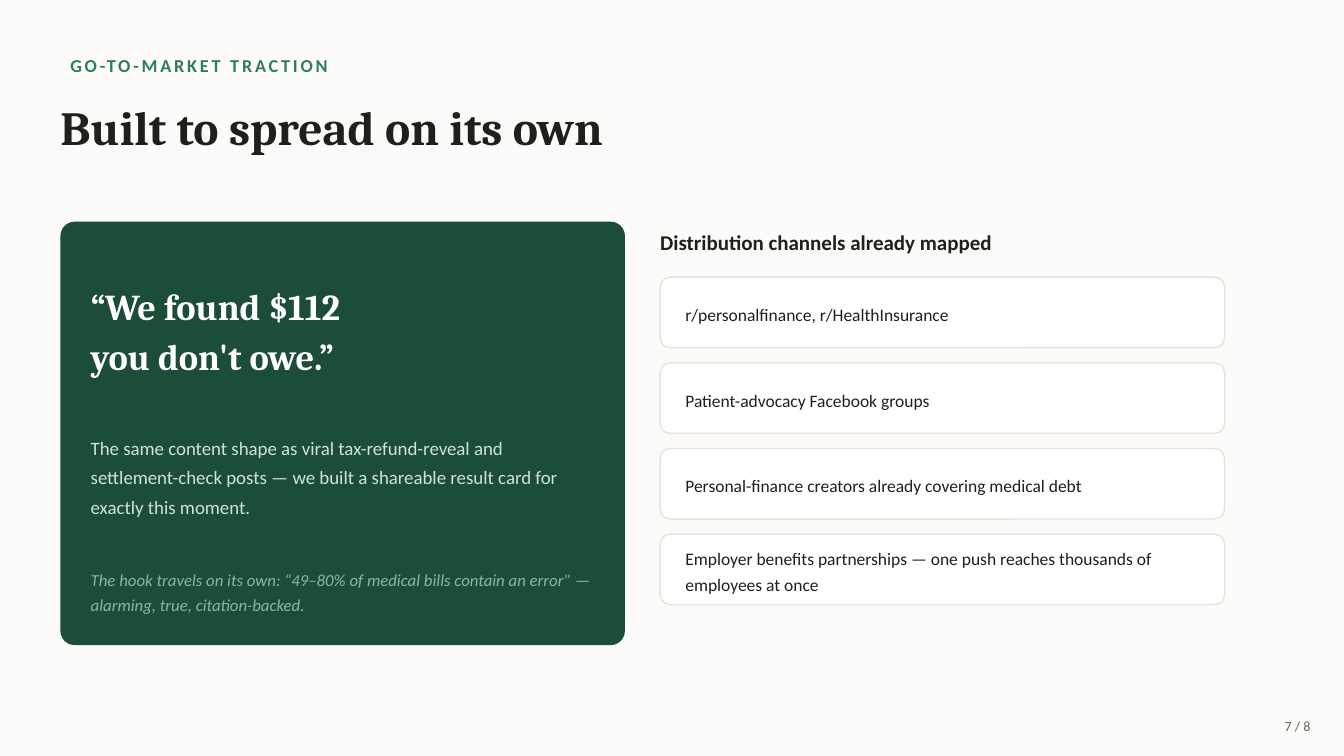
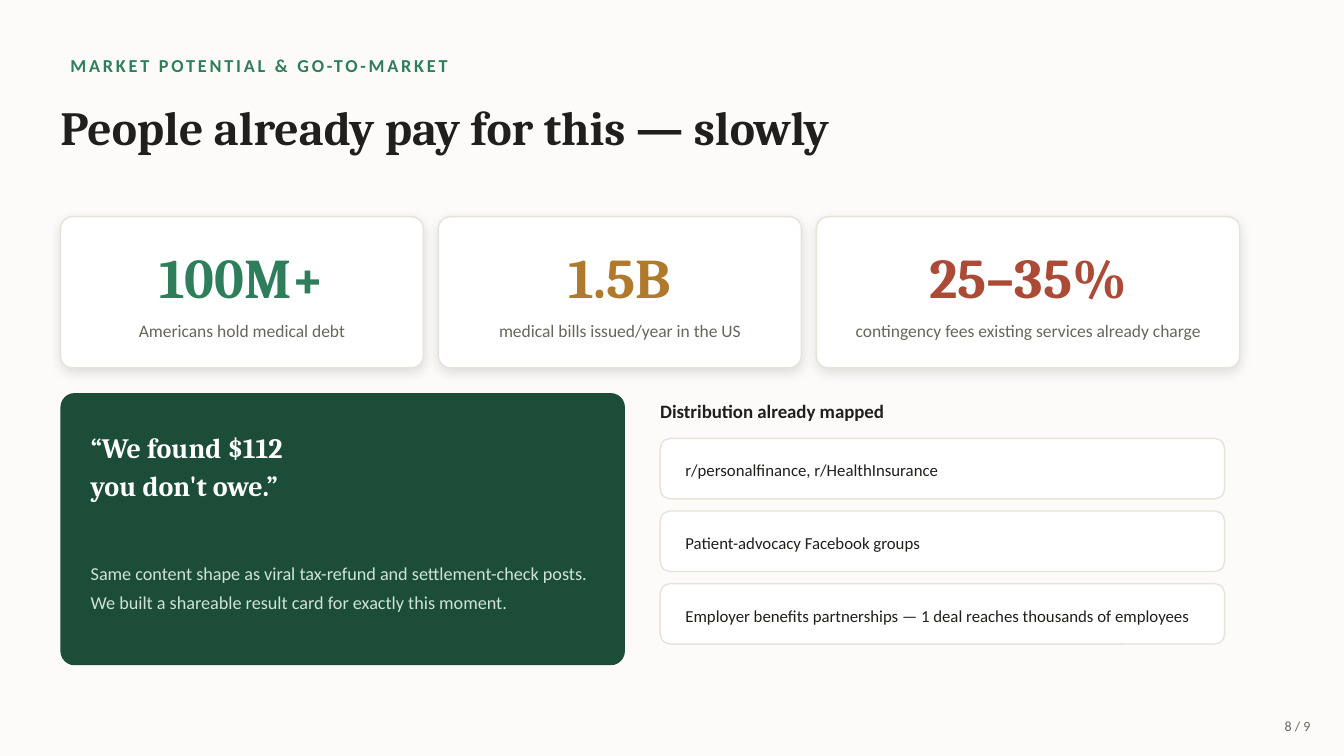
Before and after one commit to LuLu1016/clearbill-ai, a slide deck: slide 8 of pitch_deck/ClearBill_AI_Pitch_Deck.pptx (slide 7 before the commit). Drawn at 1344x756 pixels with LibreOffice and Linux fonts; fonts in the diff are those of the drawing. Boxes give left, top, right and bottom in pixels: in the first picture for what was removed or moved away, otherwise in the second. Text is boxed around its words. In the diff, an @@ line names an element or a change of style, - is before the commit and + after.

```diff
--- a/pitch_deck/ClearBill_AI_Pitch_Deck.pptx
+++ b/pitch_deck/ClearBill_AI_Pitch_Deck.pptx
@@ text at (60,111,829,155): text changed @@
-Built to spread on its own
+People already pay for this — slowly
@@ text at (177,117,219,146): text changed @@
-GO-TO-MARKET TRACTION
+MARKET POTENTIAL & GO-TO-MARKET
@@ rounded rectangle added at (60,217,423,368), fill #FFFFFF, outline #E7E3D9 1 pt @@
@@ rounded rectangle added at (439,217,802,368), fill #FFFFFF, outline #E7E3D9 1 pt @@
@@ rounded rectangle: place and size @@
-rounded rectangle at (660,277,1225,348)
+rounded rectangle at (817,217,1240,368)
@@ rounded rectangle at (817,217,1240,368): shadow on; proportions changed @@
@@ text added at (159,260,325,299), 40 pt, text #2E7D5B, bold @@
+100M+
@@ text added at (568,260,671,299), 40 pt, text #B07A2C, bold @@
+1.5B
@@ text added at (929,260,1126,300), 40 pt, text #AB4A37, bold @@
+25–35%
@@ text added at (139,325,345,337), 12.5 pt, text #68655A @@
+Americans hold medical debt
@@ text added at (499,325,740,340), 12.5 pt, text #68655A @@
+medical bills issued/year in the US
@@ text added at (856,325,1201,340), 12.5 pt, text #68655A @@
+contingency fees existing services already charge
@@ rounded rectangle: place and size @@
-rounded rectangle at (60,222,625,645)
+rounded rectangle at (60,393,625,665)
@@ text "“We found $112": place and size @@
-text "“We found $112" at (91,293,340,378)
+text "“We found $112" at (91,437,283,502)
@@ text "“We found $112" at (91,437,283,502): size 26 to 20 pt @@
@@ text at (660,404,884,421): text changed; size 15 to 13.5 pt @@
-Distribution channels already mapped
+Distribution already mapped
@@ rounded rectangle: place and size @@
-rounded rectangle at (660,449,1225,519)
+rounded rectangle at (660,439,1225,499)
@@ text "r/personalfinance, r/HealthInsurance" at (685,464,938,479): size 12.5 to 12 pt; line spacing 1.2 to 1.15 @@
@@ text "r/personalfinance, r/HealthInsurance": place and size @@
-text "r/personalfinance, r/HealthInsurance" at (685,309,949,324)
+text "r/personalfinance, r/HealthInsurance" at (685,464,938,479)
@@ text removed at (685,480,1082,495) @@
-Personal-finance creators already covering medical debt
@@ rounded rectangle: place and size @@
-rounded rectangle at (660,534,1225,605)
+rounded rectangle at (660,511,1225,572)
@@ text "Patient-advocacy Facebook groups": place and size @@
-text "Patient-advocacy Facebook groups" at (685,395,929,410)
+text "Patient-advocacy Facebook groups" at (685,537,919,552)
@@ text "Patient-advocacy Facebook groups" at (685,537,919,552): size 12.5 to 12 pt; line spacing 1.2 to 1.15 @@
@@ text at (91,567,587,612): text changed; size 13.5 to 13 pt @@
-The same content shape as viral tax-refund-reveal and settlement-check posts — we built a shareable result card for exactly this moment.
+Same content shape as viral tax-refund and settlement-check posts. We built a shareable result card for exactly this moment.
@@ text removed at (91,574,572,614) @@
-The hook travels on its own: “49–80% of medical bills contain an error” — alarming, true, citation-backed.
@@ proportions changed in 4 elements at (660,439,1225,499), (660,511,1225,572), (60,393,625,665), (660,584,1225,644) @@
@@ rounded rectangle: place and size @@
-rounded rectangle at (660,363,1225,434)
+rounded rectangle at (660,584,1225,644)
@@ text at (685,610,1189,625): text changed; size 12.5 to 12 pt @@
-Employer benefits partnerships — one push reaches thousands of employees at once
+Employer benefits partnerships — 1 deal reaches thousands of employees
@@ text at (1285,721,1310,731): text changed @@
-7 / 8
+8 / 9
```
Also in this commit, not shown: 5 other slides changed, 3 slides added, 2 slides removed, 2 other files.
